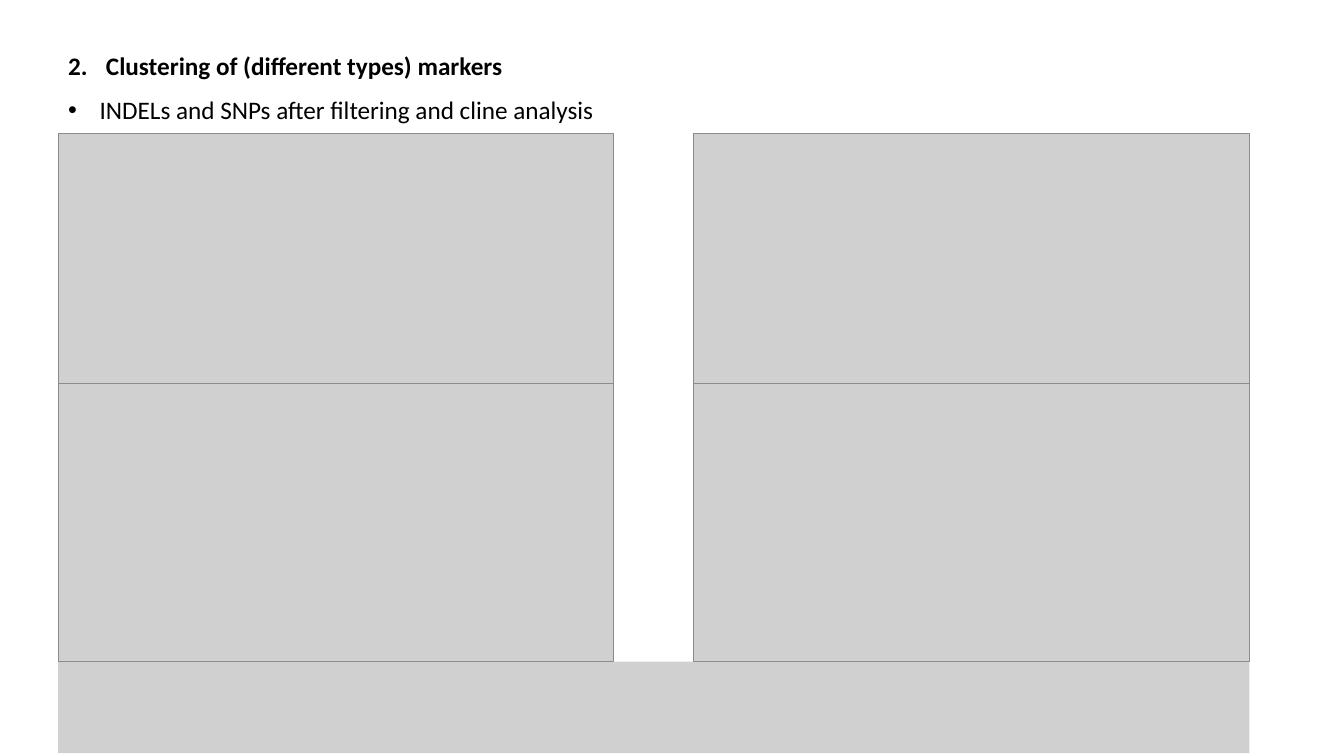
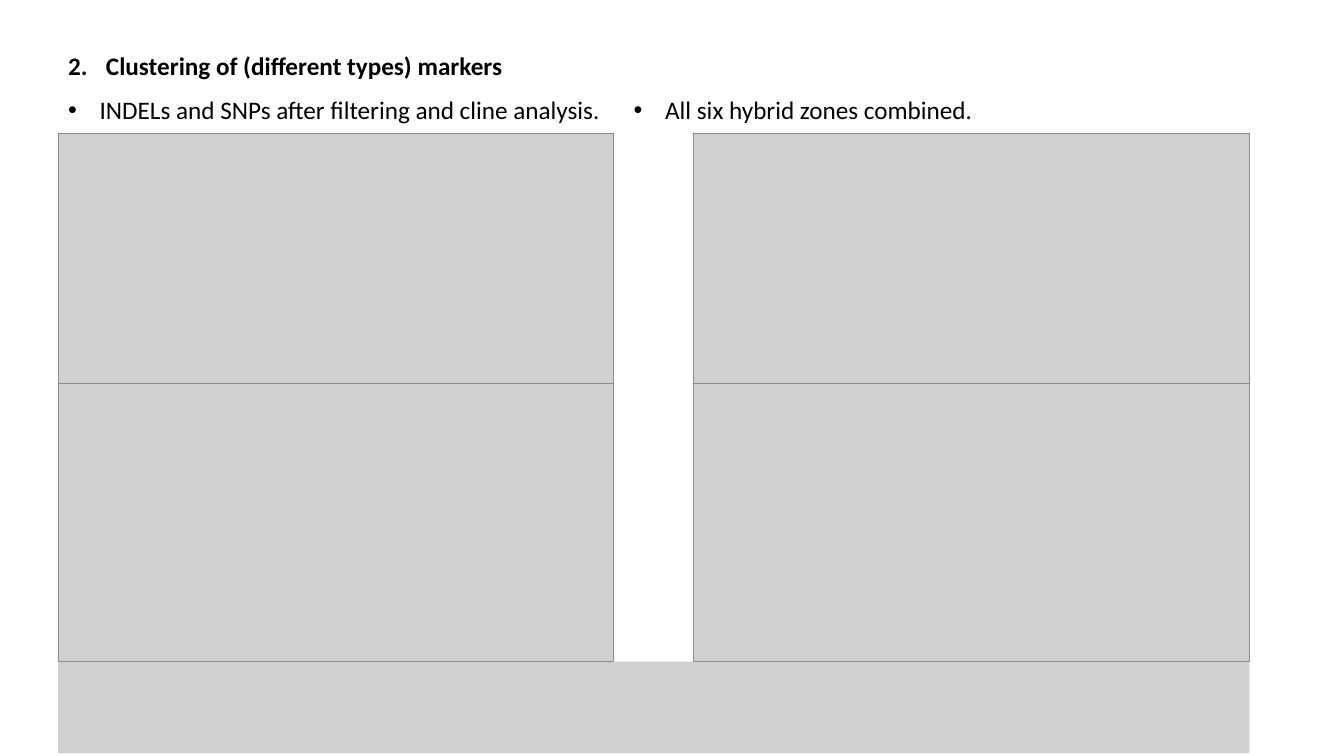
Before and after one commit to sam0per/Littorina_saxatilis_short_variants, a slide deck: slide 9 of short_genetic_variants/docs/short_indels.pptx. Drawn at 1344x756 pixels with LibreOffice and Linux fonts; fonts in the diff are those of the drawing; grey boxes stand for pictures; background and template pictures are left out. Boxes give left, top, right and bottom in pixels: in the first picture for what was removed or moved away, otherwise in the second. Text is boxed around its words. In the diff, an @@ line names an element or a change of style, - is before the commit and + after.

```diff
--- a/short_genetic_variants/docs/short_indels.pptx
+++ b/short_genetic_variants/docs/short_indels.pptx
@@ text at box(100, 101, 599, 124): text changed @@
-• INDELs and SNPs after filtering and cline analysis
+• INDELs and SNPs after filtering and cline analysis.
@@ text added at box(665, 101, 972, 123), 18 pt, text #000000 @@
+• All six hybrid zones combined.
```
Also in this commit, not shown: 4 other slides changed, 2 other files.
